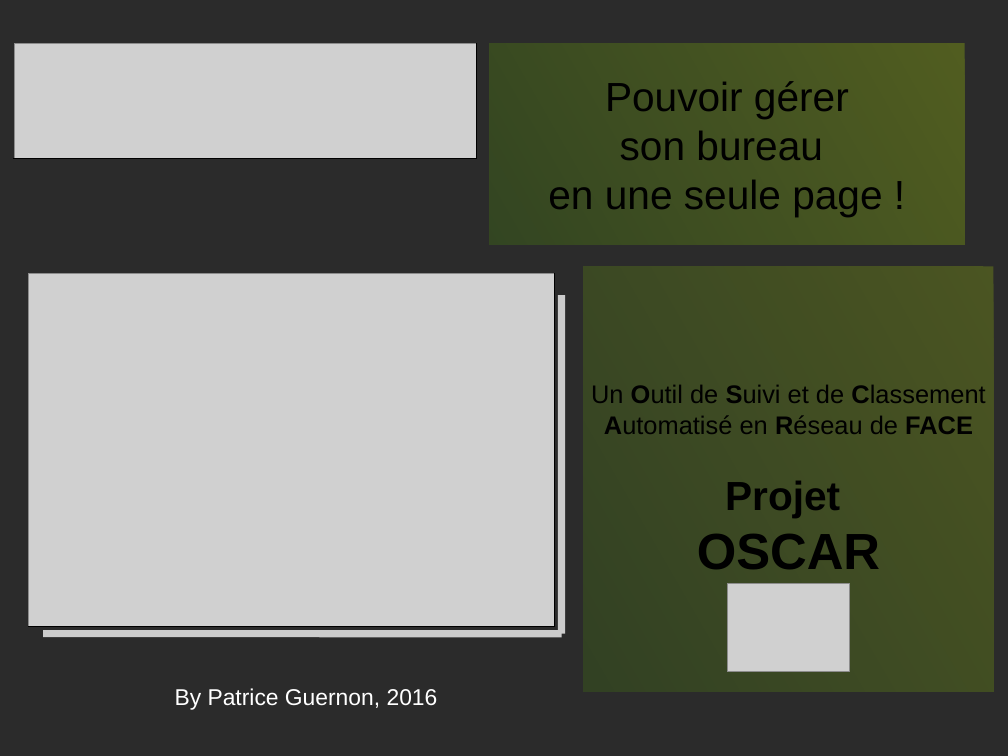
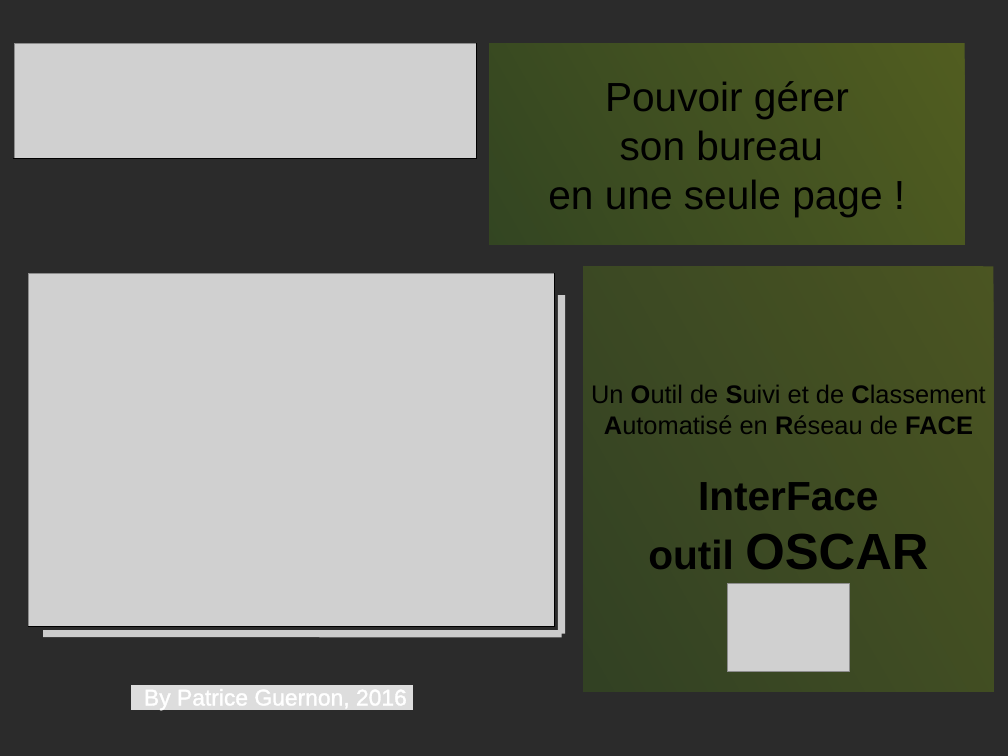
Before and after one commit to PatdeMessac/projets_certif, a slide deck: slide 1 of FACE/Presentation_projet.odp. Drawn at 1008x756 pixels with LibreOffice and Linux fonts; fonts in the diff are those of the drawing; grey boxes stand for pictures; background and template pictures are left out; a plain dark background stands for a picture behind light text. Boxes give left, top, right and bottom in pixels: in the first picture for what was removed or moved away, otherwise in the second. Text is boxed around its words. In the diff, an @@ line names an element or a change of style, - is before the commit and + after.

```diff
--- a/FACE/Presentation_projet.odp
+++ b/FACE/Presentation_projet.odp
@@ title at (591, 385, 985, 569): text changed @@
-Un Outil de Suivi et de Classement Automatisé en Réseau de FACE
-Projet
-OSCAR
+Un Outil de Suivi et de Classement Automatisé en Réseau de FACE
+InterFace
+outil OSCAR
@@ text "By Patrice Guernon, 2016": place and size @@
-text "By Patrice Guernon, 2016" at (175, 688, 438, 710)
+text "By Patrice Guernon, 2016" at (144, 710, 407, 711)
@@ text "By Patrice Guernon, 2016" at (144, 710, 407, 711): highlight none to #DDDDDD, letter outline none to #FFFFFF 0.75 pt @@
```
Also in this commit, not shown: 4 other slides changed, 2 other files.
